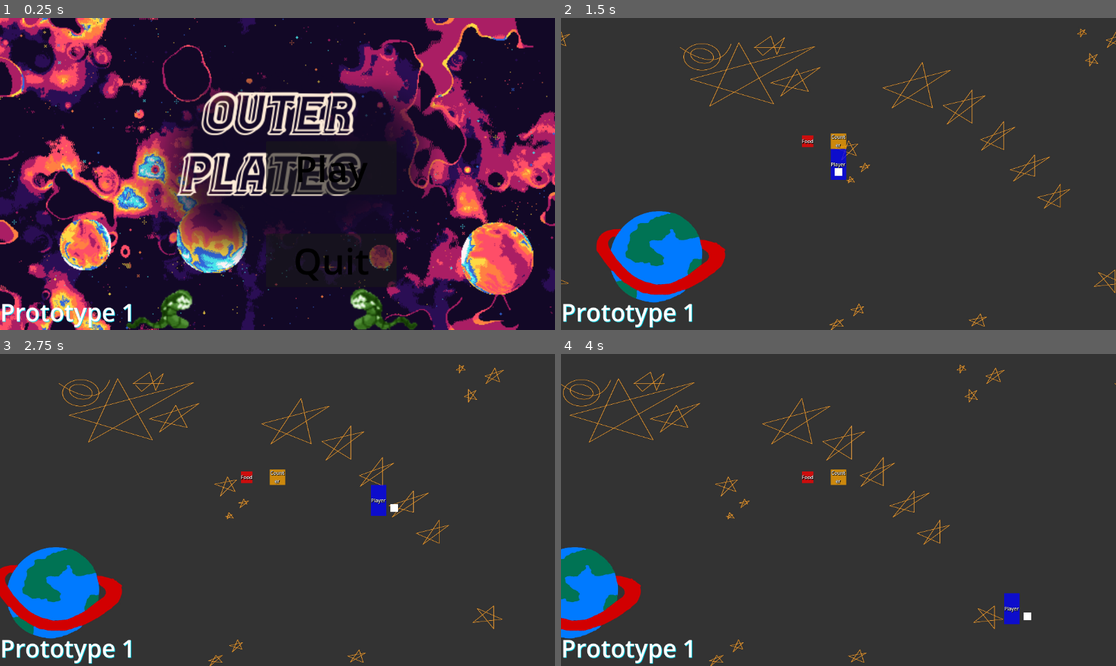
Above: before the commit, frames 1-4 (two rows, left to right).
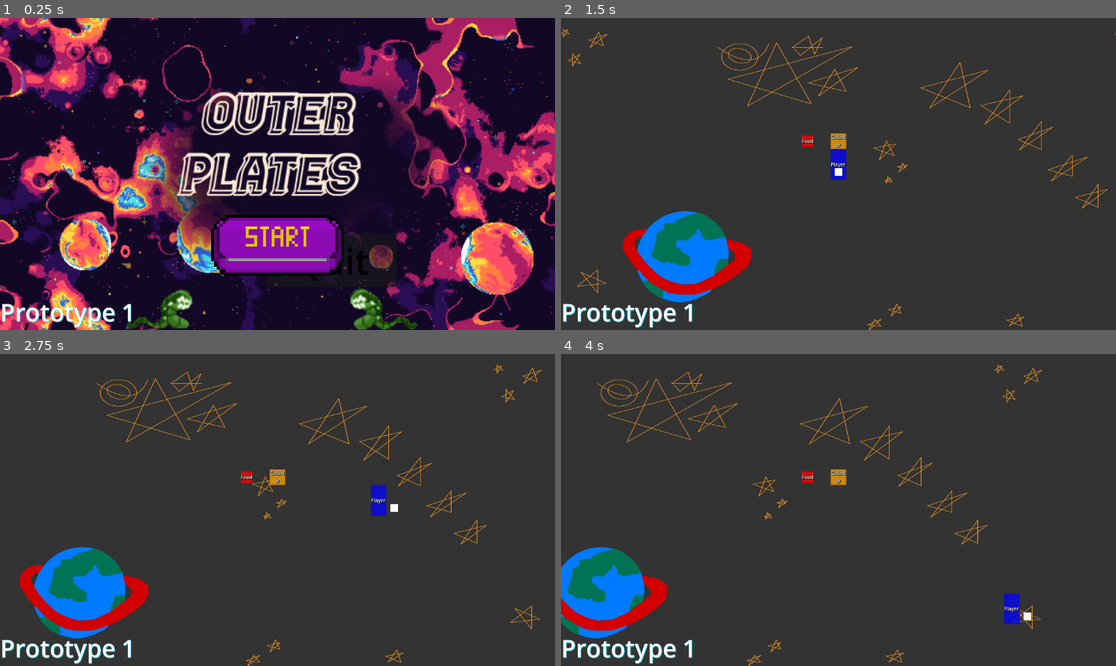
Above: after the commit, the same moments.

Repository: Alexander-Worley/Outer-Plates
Game: Godot game, scene res://MainMenu/mainMenu.tscn
Two runs of this game, one before a commit and one after it. Both use one fixed random seed, a clock stepped at 60 frames per second and the inputs below.
Inputs (mouse positions are in pixels of both pictures, inside the frame that each line leads up to):
- Up to frame 1 (0.25 s): no input
- Up to frame 2 (1.5 s): click (894, 167) at 0.5 s, where only the run before the commit has a clickable "Play"; click (838, 245) at 1.27 s
- Up to frame 3 (2.75 s): hold Right (ui_right) from 2.03 s (still down)
- Up to frame 4 (4 s): release Right (ui_right) at 2.78 s; hold Down (ui_down) 2.78-3.53 s; hold Right (ui_right) from 3.53 s (still down)

The runs differ from the first frame. In frame 1, 5.9% of the frame differs, in the area x 38-67%, y 43-83%; in frame 2, 7.9%, in the area x 0-100%, y 3-100%; in frame 3, 7.8%; in frame 4, 6.2%.

Commit message:
Replaced play button with updated start button

Diff:
--- a/MainMenu/mainMenu.gd
+++ b/MainMenu/mainMenu.gd
@@ -5,5 +5,5 @@
 	get_tree().quit()
 
 # Changes to the Restaurant Scene
-func _on_play_pressed():
+func _on_start_button_pressed():
 	get_tree().change_scene_to_file("res://Restaurant/restaurant.tscn")
--- a/MainMenu/mainMenu.tscn
+++ b/MainMenu/mainMenu.tscn
@@ -1,7 +1,18 @@
-[gd_scene load_steps=3 format=3 uid="uid://f6tgbob7uydx"]
+[gd_scene load_steps=6 format=3 uid="uid://f6tgbob7uydx"]
 
 [ext_resource type="PackedScene" uid="uid://c25l7bpom1gm4" path="res://MainMenu/BG/BGmainMenu.tscn" id="1_0v6ry"]
 [ext_resource type="Script" path="res://MainMenu/mainMenu.gd" id="1_ncq7n"]
+[ext_resource type="Texture2D" uid="uid://cwv4k3jb73ulm" path="res://MainMenu/Textures/startButton.png" id="3_slenx"]
+
+[sub_resource type="AtlasTexture" id="AtlasTexture_grw4p"]
+resource_name = "startButton"
+atlas = ExtResource("3_slenx")
+region = Rect2(42, 12, 276, 126)
+
+[sub_resource type="AtlasTexture" id="AtlasTexture_aumqd"]
+resource_name = "startButton"
+atlas = ExtResource("3_slenx")
+region = Rect2(372, 18, 282, 120)
 
 [node name="Main" type="Node2D"]
 script = ExtResource("1_ncq7n")
@@ -17,16 +28,6 @@
 theme_override_font_sizes/font_size = 50
 text = "Prototype 1"
 
-[node name="Play" type="Button" parent="."]
-offset_left = 552.0
-offset_top = 256.0
-offset_right = 823.0
-offset_bottom = 367.0
-theme_override_colors/font_color = Color(0, 0, 0, 1)
-theme_override_colors/font_pressed_color = Color(0, 0.960784, 0, 1)
-theme_override_font_sizes/font_size = 75
-text = "Play"
-
 [node name="Quit" type="Button" parent="."]
 offset_left = 552.0
 offset_top = 448.0
@@ -37,5 +38,14 @@
 theme_override_font_sizes/font_size = 75
 text = "Quit"
 
-[connection signal="pressed" from="Play" to="." method="_on_play_pressed"]
+[node name="startButton" type="TextureButton" parent="."]
+offset_left = 432.0
+offset_top = 408.0
+offset_right = 720.0
+offset_bottom = 536.0
+texture_normal = SubResource("AtlasTexture_grw4p")
+texture_pressed = SubResource("AtlasTexture_aumqd")
+stretch_mode = 3
+
 [connection signal="pressed" from="Quit" to="." method="_on_quit_pressed"]
+[connection signal="pressed" from="startButton" to="." method="_on_start_button_pressed"]
Not shown: 2 places in MainMenu/BG/BGmainMenu.tscn that only renumber resources
Binary file added: MainMenu/Textures/startButton.png
Not shown, added: MainMenu/Textures/startButton.png.import
